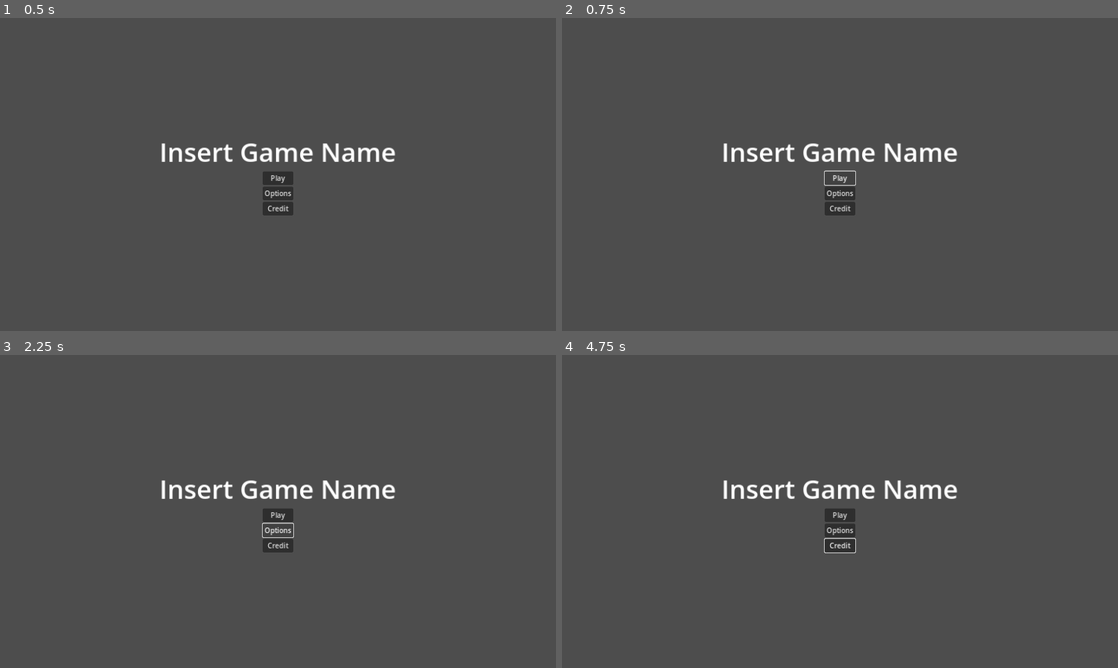
Above: before the commit, frames 1-4 (two rows, left to right).
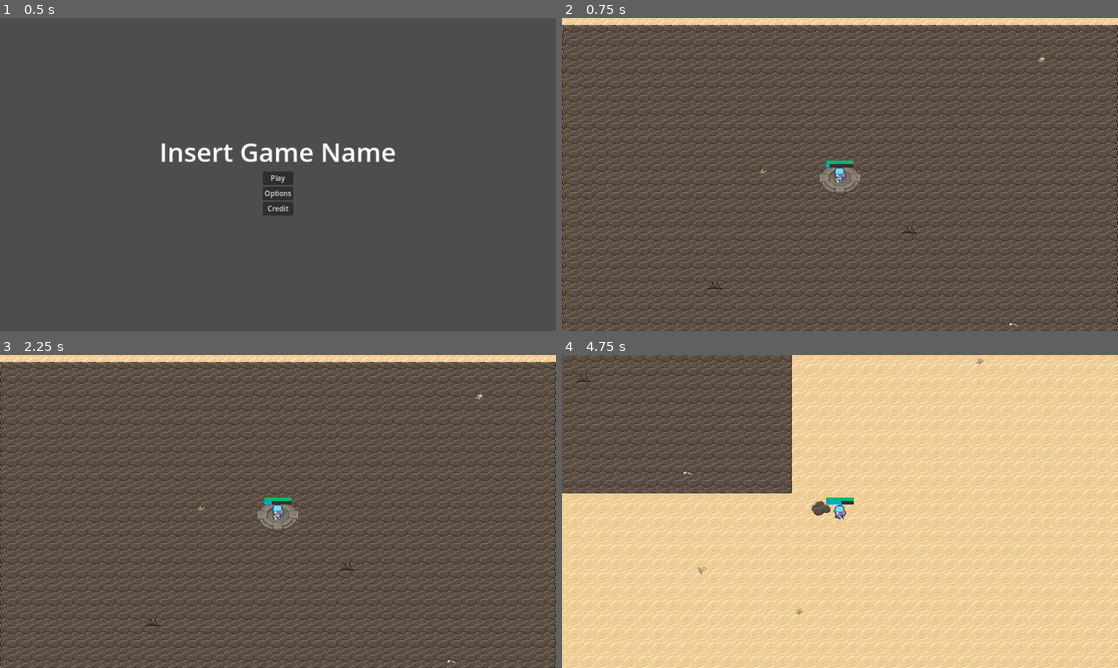
Above: after the commit, the same moments.

Repository: GDTV-Game-Jam-2024/GDTV
Game: Godot game, scene res://Scenes/main_menu.tscn
Two runs of this game, one before a commit and one after it. Both use one fixed random seed, a clock stepped at 60 frames per second and the inputs below. The engine's default icon, where the game draws it, is replaced by a stand-in: a white triangle on a blue panel in a dark square.
Inputs (mouse positions are in pixels of both pictures, inside the frame that each line leads up to):
- Up to frame 1 (0.5 s): no input
- Up to frame 2 (0.75 s): click "Play" at 0.5 s
- Up to frame 3 (2.25 s): click (278, 514) at 1.25 s, where only the run before the commit has a clickable "Play"; click (278, 530) at 2 s, where only the run before the commit has a clickable "Options"
- Up to frame 4 (4.75 s): click (840, 545) at 2.75 s, where only the run before the commit has a clickable "Credit"; move the mouse to (962, 495) at 3.52 s; hold Right (ui_right) 3.53-4.28 s; hold Mouse wheel down (scrollDOWN) 3.53-4.28 s; move the mouse to (728, 527) at 4.27 s; hold Down (ui_down) from 4.28 s (still down); tap Mouse wheel up (scrollUP) at 4.35 s

Frame 1 is identical in both runs. In frame 2, 29% of the frame differs, in the area x 0-100%, y 0-100%; in frame 3, 29%; in frame 4, 87%.

Commit message:
Revert "UI part1"

Diff:
--- a/GameUITheme.tres
+++ /dev/null
@@ -1,7 +0,0 @@
-[gd_resource type="Theme" format=3 uid="uid://cfmbgaapgrf6l"]
-
-[resource]
-MarginContainer/constants/margin_bottom = 5
-MarginContainer/constants/margin_left = 5
-MarginContainer/constants/margin_right = 5
-MarginContainer/constants/margin_top = 5
--- a/Scenes/UI.tscn
+++ /dev/null
@@ -1,246 +0,0 @@
-[gd_scene load_steps=3 format=3 uid="uid://duj4gsap5y34k"]
-
-[ext_resource type="Script" path="res://Scripts/UI.gd" id="1_cpoei"]
-[ext_resource type="Theme" uid="uid://cfmbgaapgrf6l" path="res://GameUITheme.tres" id="2_ji0e0"]
-
-[node name="UI" type="CanvasLayer"]
-script = ExtResource("1_cpoei")
-
-[node name="Control" type="Control" parent="."]
-layout_mode = 3
-anchors_preset = 15
-anchor_right = 1.0
-anchor_bottom = 1.0
-grow_horizontal = 2
-grow_vertical = 2
-mouse_filter = 2
-theme = ExtResource("2_ji0e0")
-
-[node name="Timer" type="Label" parent="Control"]
-layout_mode = 0
-offset_right = 40.0
-offset_bottom = 23.0
-text = "00:00"
-
-[node name="Minimap" type="PanelContainer" parent="Control"]
-layout_mode = 1
-anchors_preset = -1
-anchor_left = 0.85
-anchor_top = 0.75
-anchor_right = 0.99
-anchor_bottom = 0.98
-mouse_filter = 2
-
-[node name="MarginContainer" type="MarginContainer" parent="Control/Minimap"]
-layout_mode = 2
-mouse_filter = 2
-
-[node name="Map" type="ColorRect" parent="Control/Minimap/MarginContainer"]
-layout_mode = 2
-mouse_filter = 2
-color = Color(0, 0, 0, 1)
-
-[node name="WeaponBar" type="Control" parent="Control"]
-layout_mode = 1
-anchor_left = 0.03
-anchor_top = 0.83
-anchor_right = 0.3
-anchor_bottom = 0.96
-mouse_filter = 2
-
-[node name="PanelContainer" type="PanelContainer" parent="Control/WeaponBar"]
-layout_mode = 1
-anchors_preset = 15
-anchor_right = 1.0
-anchor_bottom = 1.0
-grow_horizontal = 2
-grow_vertical = 2
-
-[node name="Mana" type="TextureRect" parent="Control/WeaponBar"]
-layout_mode = 1
-anchors_preset = -1
-anchor_right = 0.45
-anchor_bottom = 1.0
-
-[node name="ManaText" type="Label" parent="Control/WeaponBar/Mana"]
-layout_mode = 1
-anchors_preset = 15
-anchor_right = 1.0
-anchor_bottom = 1.0
-grow_horizontal = 2
-grow_vertical = 2
-text = "200"
-horizontal_alignment = 1
-vertical_alignment = 1
-
-[node name="Weapons" type="TextureRect" parent="Control/WeaponBar"]
-layout_mode = 1
-anchors_preset = -1
-anchor_left = 0.45
-anchor_top = 0.5
-anchor_right = 1.0
-anchor_bottom = 1.0
-
-[node name="Weapon1" type="TextureRect" parent="Control/WeaponBar/Weapons"]
-layout_mode = 1
-anchors_preset = -1
-anchor_right = 0.16
-anchor_bottom = 1.0
-grow_horizontal = 2
-grow_vertical = 2
-
-[node name="Label" type="Label" parent="Control/WeaponBar/Weapons/Weapon1"]
-layout_mode = 1
-anchors_preset = 15
-anchor_right = 1.0
-anchor_bottom = 1.0
-grow_horizontal = 2
-grow_vertical = 2
-text = "1"
-horizontal_alignment = 2
-vertical_alignment = 2
-
-[node name="Weapon2" type="TextureRect" parent="Control/WeaponBar/Weapons"]
-layout_mode = 1
-anchors_preset = -1
-anchor_left = 0.16
-anchor_right = 0.32
-anchor_bottom = 1.0
-grow_horizontal = 2
-grow_vertical = 2
-
-[node name="Label" type="Label" parent="Control/WeaponBar/Weapons/Weapon2"]
-layout_mode = 1
-anchors_preset = 15
-anchor_right = 1.0
-anchor_bottom = 1.0
-grow_horizontal = 2
-grow_vertical = 2
-text = "2"
-horizontal_alignment = 2
-vertical_alignment = 2
-
-[node name="Weapon3" type="TextureRect" parent="Control/WeaponBar/Weapons"]
-layout_mode = 1
-anchors_preset = -1
-anchor_left = 0.32
-anchor_right = 0.48
-anchor_bottom = 1.0
-grow_horizontal = 2
-grow_vertical = 2
-
-[node name="Label" type="Label" parent="Control/WeaponBar/Weapons/Weapon3"]
-layout_mode = 1
-anchors_preset = 15
-anchor_right = 1.0
-anchor_bottom = 1.0
-grow_horizontal = 2
-grow_vertical = 2
-text = "3"
-horizontal_alignment = 2
-vertical_alignment = 2
-
-[node name="Weapon4" type="TextureRect" parent="Control/WeaponBar/Weapons"]
-layout_mode = 1
-anchors_preset = -1
-anchor_left = 0.48
-anchor_right = 0.64
-anchor_bottom = 1.0
-grow_horizontal = 2
-grow_vertical = 2
-
-[node name="Label" type="Label" parent="Control/WeaponBar/Weapons/Weapon4"]
-layout_mode = 1
-anchors_preset = 15
-anchor_right = 1.0
-anchor_bottom = 1.0
-grow_horizontal = 2
-grow_vertical = 2
-text = "4"
-horizontal_alignment = 2
-vertical_alignment = 2
-
-[node name="Weapon5" type="TextureRect" parent="Control/WeaponBar/Weapons"]
-layout_mode = 1
-anchors_preset = -1
-anchor_left = 0.64
-anchor_right = 0.8
-anchor_bottom = 1.0
-grow_horizontal = 2
-grow_vertical = 2
-
-[node name="Label" type="Label" parent="Control/WeaponBar/Weapons/Weapon5"]
-layout_mode = 1
-anchors_preset = 15
-anchor_right = 1.0
-anchor_bottom = 1.0
-grow_horizontal = 2
-grow_vertical = 2
-text = "5"
-horizontal_alignment = 2
-vertical_alignment = 2
-
-[node name="Weapon6" type="TextureRect" parent="Control/WeaponBar/Weapons"]
-layout_mode = 1
-anchors_preset = -1
-anchor_left = 0.8
-anchor_right = 1.0
-anchor_bottom = 1.0
-grow_horizontal = 2
-grow_vertical = 2
-
-[node name="Label" type="Label" parent="Control/WeaponBar/Weapons/Weapon6"]
-layout_mode = 1
-anchors_preset = 15
-anchor_right = 1.0
-anchor_bottom = 1.0
-grow_horizontal = 2
-grow_vertical = 2
-text = "6"
-horizontal_alignment = 2
-vertical_alignment = 2
-
-[node name="Traps" type="TextureRect" parent="Control/WeaponBar"]
-layout_mode = 1
-anchors_preset = -1
-anchor_left = 0.45
-anchor_right = 0.85
-anchor_bottom = 0.5
-
-[node name="Trap1" type="TextureRect" parent="Control/WeaponBar/Traps"]
-layout_mode = 1
-anchors_preset = -1
-anchor_right = 0.34
-anchor_bottom = 1.0
-
-[node name="Label" type="Label" parent="Control/WeaponBar/Traps/Trap1"]
-layout_mode = 0
-offset_right = 40.0
-offset_bottom = 23.0
-text = "Z"
-
-[node name="Trap2" type="TextureRect" parent="Control/WeaponBar/Traps"]
-layout_mode = 1
-anchors_preset = -1
-anchor_left = 0.34
-anchor_right = 0.67
-anchor_bottom = 1.0
-
-[node name="Label" type="Label" parent="Control/WeaponBar/Traps/Trap2"]
-layout_mode = 0
-offset_right = 40.0
-offset_bottom = 23.0
-text = "X"
-
-[node name="Trap3" type="TextureRect" parent="Control/WeaponBar/Traps"]
-layout_mode = 1
-anchors_preset = -1
-anchor_left = 0.67
-anchor_right = 1.0
-anchor_bottom = 1.0
-
-[node name="Label" type="Label" parent="Control/WeaponBar/Traps/Trap3"]
-layout_mode = 0
-offset_right = 40.0
-offset_bottom = 23.0
-text = "C"
--- a/Scenes/game.gd
+++ b/Scenes/game.gd
@@ -6,10 +6,9 @@
 @export var isRunning : bool = true  # whether game is running or paused
 
 
-@onready var projectileManager : Node2D = $ProjectileManager as Node2D
-@onready var creatureManager : Node2D = $CreatureManager as Node2D
-@onready var player : CharacterBody2D = $player as CharacterBody2D
-@onready var ui : UI = $UI as UI
+@onready var projectileManager : Node2D = $ProjectileManager
+@onready var creatureManager : Node2D = $CreatureManager
+@onready var player : CharacterBody2D = $player
 
 var spawner : PackedScene = load("res://Scenes/spawn_portal.tscn")
 var currentMana : int = 0
@@ -21,8 +20,6 @@
 	player.connect("projectile_shot", _on_projectile_shot)
 	player.connect("mana_changed", _on_mana_changed)
 	player.connect("no_mana", _on_no_mana)
-	ui.set_minimap_dimension(24, 13.5)
-	ui.add_unit_to_minimap(player, UI.ENTITIES.PLAYER)
 
 
 # Called every frame. 'delta' is the elapsed time since the previous frame.
@@ -59,7 +56,6 @@
 
 func _on_enemy_created(enemy : NPC) -> void:
 	creatureManager.add_child(enemy)
-	ui.add_unit_to_minimap(enemy, ui.ENTITIES.ENEMY)
 	enemy.connect("projectile_shot", _on_npc_projectile_shot)
 
 
@@ -74,9 +70,7 @@
 
 
 func _on_mana_changed(newMana : int) -> void:
-	currentMana = newMana
-	# Change mana in ui
-	ui.set_mana(newMana)
+	currentMana = newMana # Change mana in ui
 
 
 func _on_no_mana() -> void:
--- a/Scenes/game.tscn
+++ b/Scenes/game.tscn
@@ -4,7 +4,6 @@
 [ext_resource type="PackedScene" uid="uid://cek5sqgdxjiga" path="res://Scenes/player.tscn" id="2_ul243"]
 [ext_resource type="Texture2D" uid="uid://c53h581wb5u0x" path="res://Sprites/Desert Tileset.png" id="3_apitf"]
 [ext_resource type="Texture2D" uid="uid://cnjwyp12528eu" path="res://Sprites/Pedestal.png" id="4_rsdlk"]
-
 
 [sub_resource type="TileSetAtlasSource" id="TileSetAtlasSource_6ff2i"]
 texture = ExtResource("3_apitf")
@@ -385,5 +384,3 @@
 [node name="ProjectileManager" type="Node2D" parent="."]
 
 [node name="CreatureManager" type="Node2D" parent="."]
-
-[node name="UI" parent="." instance=ExtResource("4_5qynv")]
--- a/Scripts/UI.gd
+++ /dev/null
@@ -1,64 +0,0 @@
-class_name UI
-extends CanvasLayer
-
-@onready var minimap : ColorRect = $Control/Minimap/MarginContainer/Map as ColorRect
-@onready var manaText : Label = $Control/WeaponBar/Mana/ManaText as Label
-@onready var weapon1 : TextureRect = $Control/WeaponBar/Weapons/Weapon1 as TextureRect
-@onready var weapon2 : TextureRect = $Control/WeaponBar/Weapons/Weapon1 as TextureRect
-@onready var weapon3 : TextureRect = $Control/WeaponBar/Weapons/Weapon1 as TextureRect
-@onready var weapon4 : TextureRect = $Control/WeaponBar/Weapons/Weapon1 as TextureRect
-@onready var weapon5 : TextureRect = $Control/WeaponBar/Weapons/Weapon1 as TextureRect
-@onready var weapon6 : TextureRect = $Control/WeaponBar/Weapons/Weapon1 as TextureRect
-@onready var timeLabel : Label = $Control/Timer as Label
-
-var time : float = 0
-var minutes : int = 0
-var seconds : int = 0
-var minimapSize : Vector2 = Vector2(1.0, 1.0)
-var minimapUnits : Dictionary = {}
-enum ENTITIES {PLAYER, ENEMY, PICKUP, SPAWNER}
-
-
-func _physics_process(delta : float):
-	time += delta
-	minutes = fmod(time, 3600) / 60
-	seconds = fmod(time, 60)
-	timeLabel.text = "%02d : %02d" % [minutes, seconds]
-
-
-func _process(delta : float) -> void:
-	for unit in minimapUnits:
-		var markerPosition : Vector2 = unit.position * minimapSize
-		minimapUnits[unit].position = markerPosition
-
-
-func set_mana(value : int) -> void:
-	manaText.text = str(value)
-
-
-func set_minimap_dimension(valueX : float, valueY : float) -> void:
-	var x : float = 1.0 / valueX
-	var y : float = 1.0 / valueY
-	minimapSize = Vector2(x, y)
-
-
-func add_unit_to_minimap(unit : CharacterBody2D, type : ENTITIES) -> void:
-	minimapUnits[unit] = type
-	var marker : ColorRect = ColorRect.new()
-	match type:
-		ENTITIES.PLAYER:
-			marker.color = Color.GREEN
-		ENTITIES.ENEMY:
-			marker.color = Color.RED
-		ENTITIES.PICKUP:
-			marker.color = Color.WHITE_SMOKE
-		ENTITIES.SPAWNER:
-			marker.color = Color.PURPLE
-	minimap.add_child(marker)
-	marker.size = Vector2(2, 2)
-	minimapUnits[unit] = marker
-
-
-func remove_unit_from_minimap(unit : CharacterBody2D) -> void:
-	minimapUnits[unit].queue_free()
-	minimapUnits.erase(unit)
